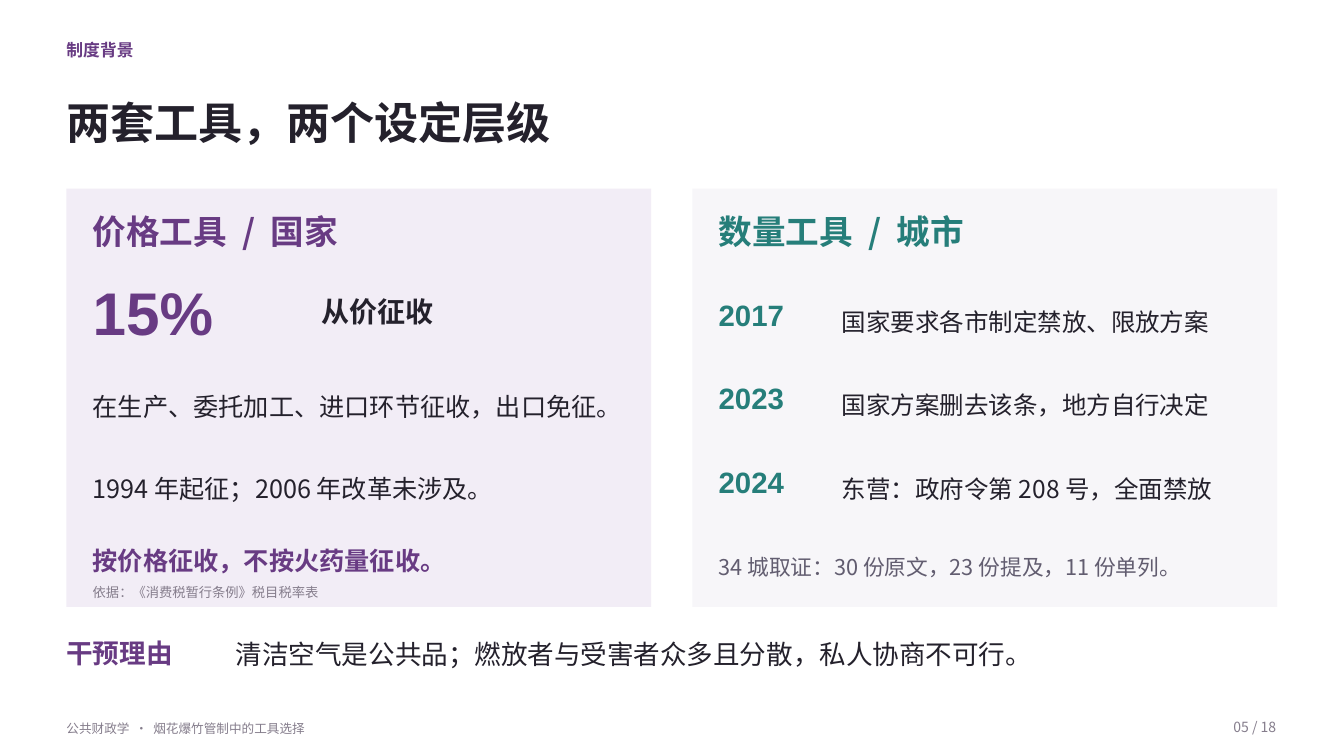
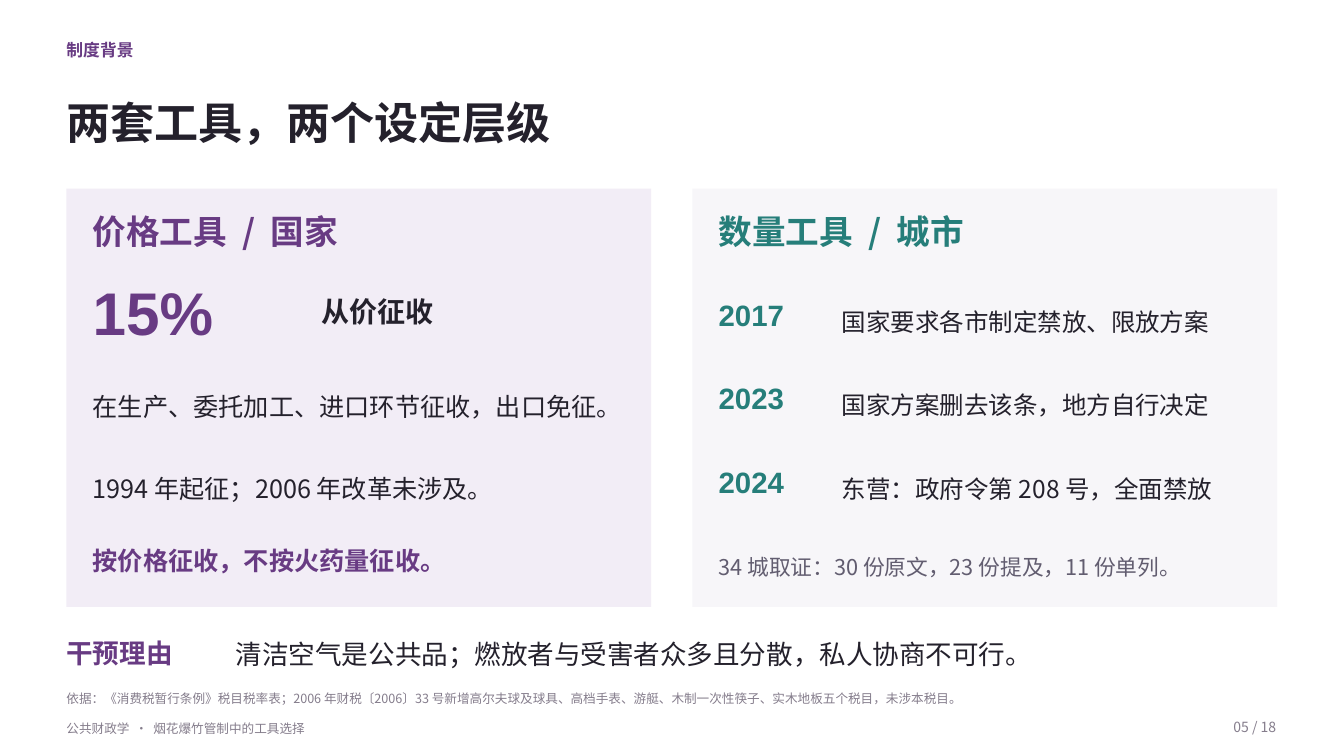
Before and after one commit to YINN233/public-finance-essay-fireworks, a slide deck: slide 5 of presentation/烟花爆竹管制-陈奕桥.pptx. Drawn at 1344x756 pixels with LibreOffice and Linux fonts; fonts in the diff are those of the drawing. Boxes give left, top, right and bottom in pixels: in the first picture for what was removed or moved away, otherwise in the second. Text is boxed around its words. In the diff, an @@ line names an element or a change of style, - is before the commit and + after.

```diff
--- a/presentation/烟花爆竹管制-陈奕桥.pptx
+++ b/presentation/烟花爆竹管制-陈奕桥.pptx
@@ text at (66, 692, 962, 705): text changed; size 9.5 to 9 pt @@
-依据：《消费税暂行条例》税目税率表
+依据：《消费税暂行条例》税目税率表；2006 年财税〔2006〕33 号新增高尔夫球及球具、高档手表、游艇、木制一次性筷子、实木地板五个税目，未涉本税目。
```
Also in this commit, not shown: 1 other file.
